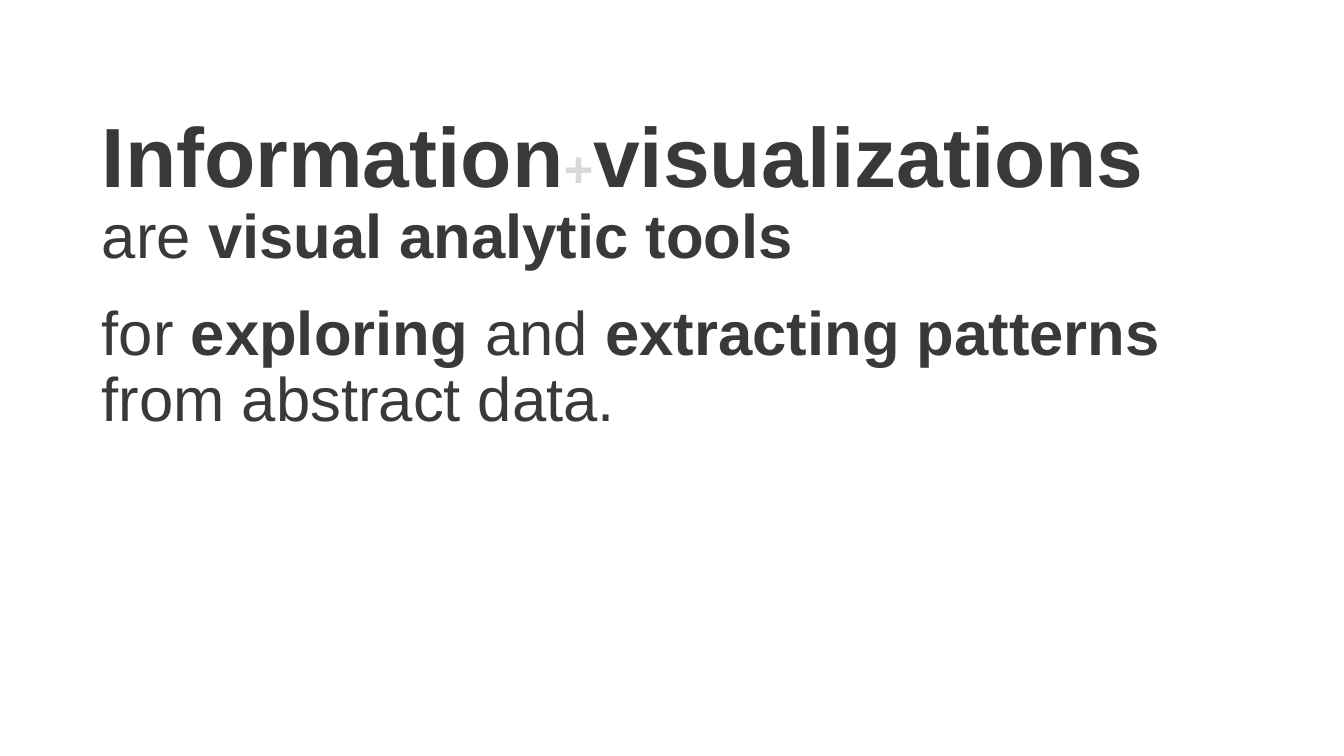
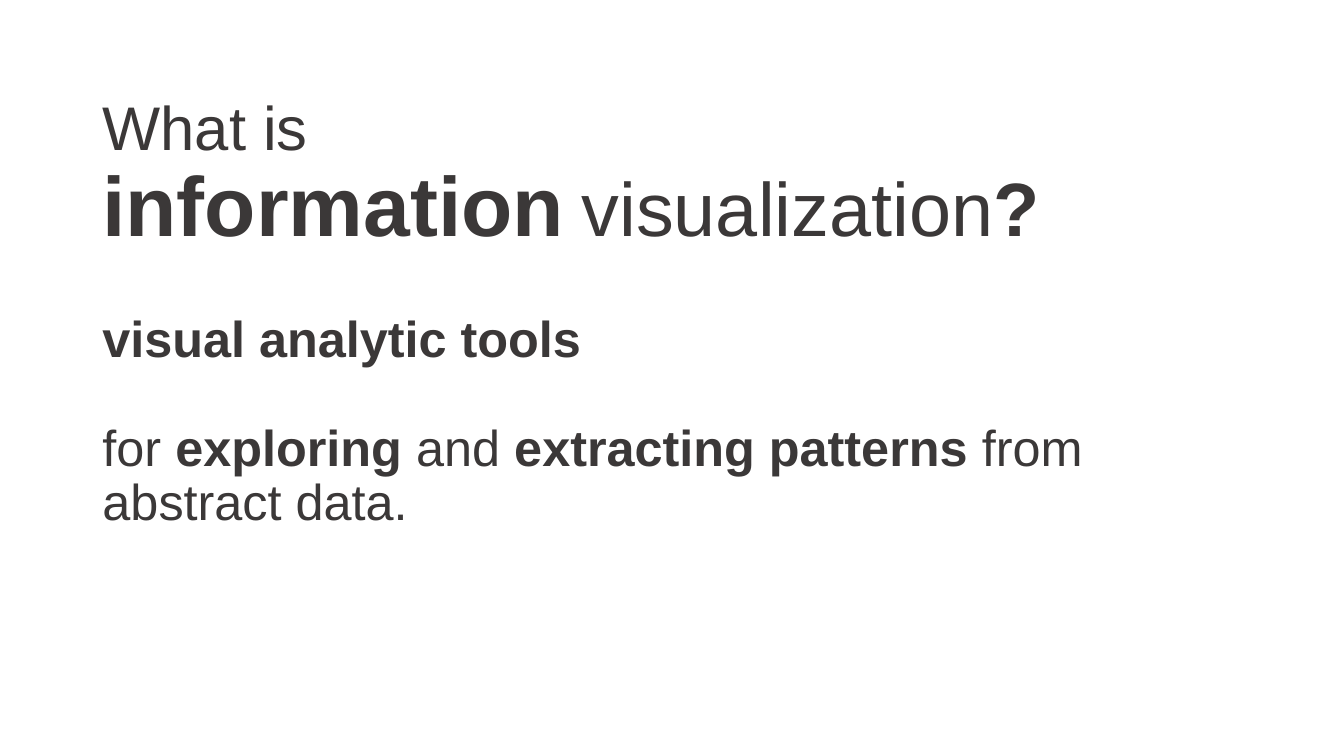
Before and after one commit to cathrynploehn-NIST/Visualizationintroduction, a slide deck: slide 18 of Information Visualization.pptx (slide 9 before the commit). Drawn at 1344x756 pixels with LibreOffice and Linux fonts; fonts in the diff are those of the drawing. Boxes give left, top, right and bottom in pixels: in the first picture for what was removed or moved away, otherwise in the second. Text is boxed around its words. In the diff, an @@ line names an element or a change of style, - is before the commit and + after.

```diff
--- a/Information Visualization.pptx
+++ b/Information Visualization.pptx
@@ title at (102,105,1040,237): text changed; size 44 to 54 pt; bold off @@
-Information+visualizations
-are visual analytic tools
-for exploring and extracting patterns from abstract data.
+What is
+information visualization?
@@ text added at (102,320,1083,521), 36 pt, text #3B3838, bold @@
+visual analytic tools
+for exploring and extracting patterns from abstract data.
```
Also in this commit, not shown: 5 other slides changed, 16 slides added, 2 slides removed, 15 other files.
